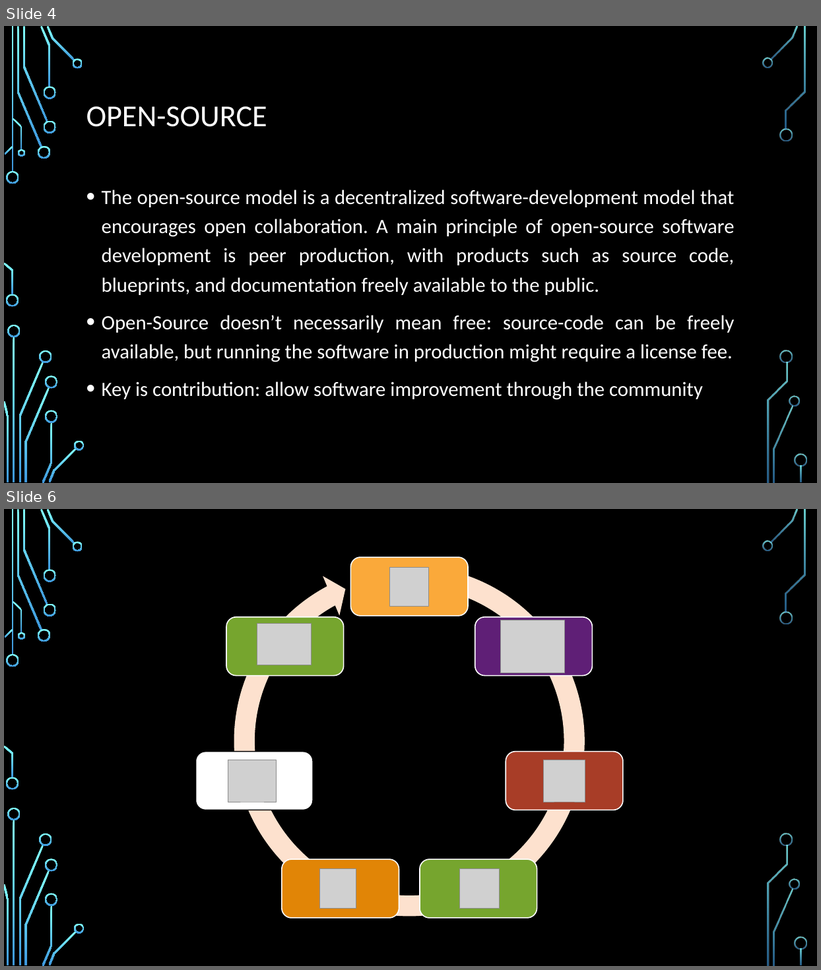
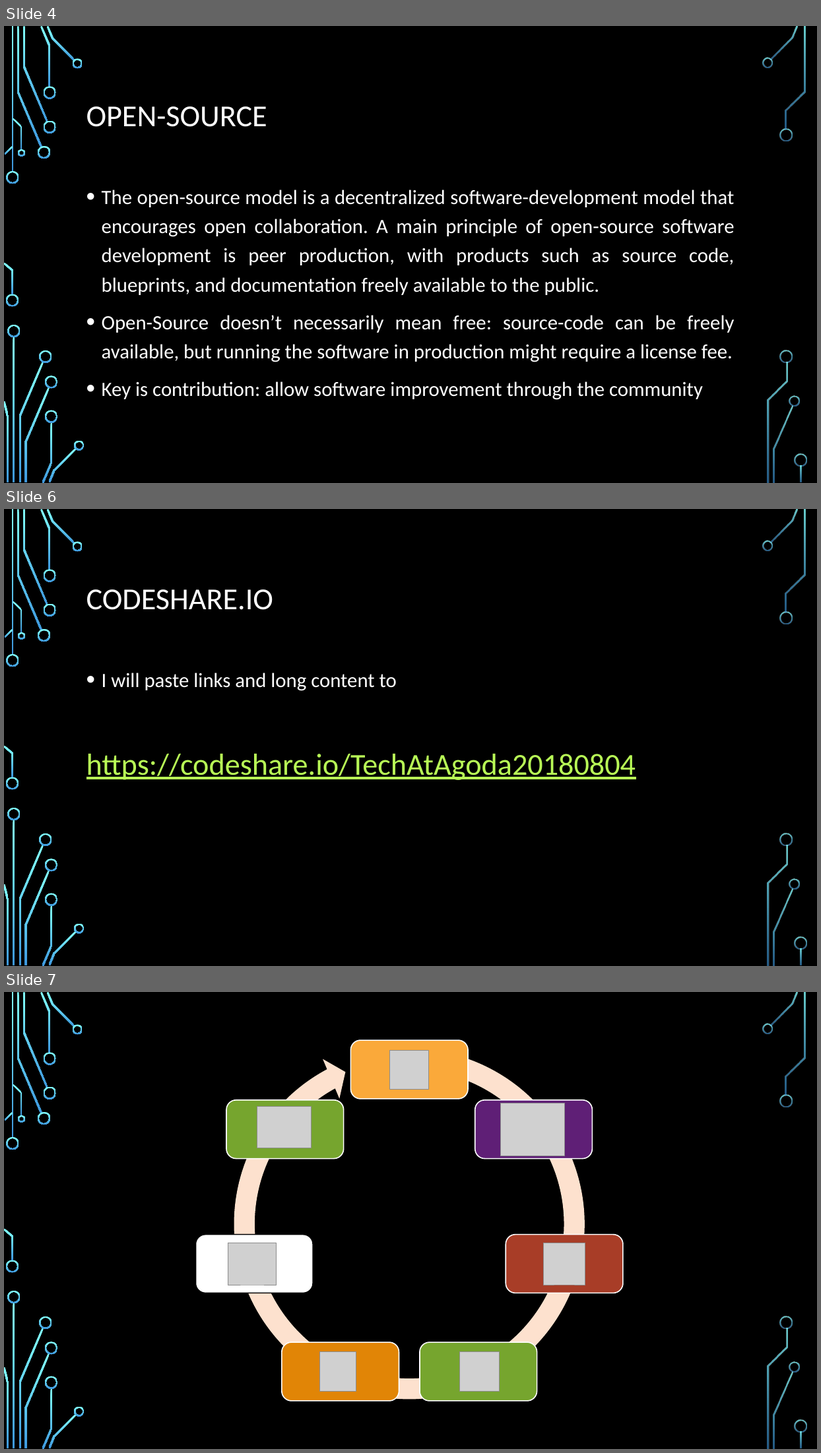
Before and after one commit to CedricAgoda/opensource-ci, a slide deck: Presentation/Full Open-Source CI.pptx. Shown one above the other, each under a label of ours: slides 4 and 6 before the commit, slides 4, 6 and 7 after it; the slides between them are not shown. The pictures are 821x970 and 821x1453 pixels, drawn with LibreOffice and Linux fonts; fonts in the diff are those of the drawing; grey boxes stand for pictures; background and template pictures are left out. Boxes give left, top, right and bottom in pixels: in the first picture for what was removed or moved away, otherwise in the second. Text is boxed around its words. In the diff, an @@ line names an element or a change of style, - is before the commit and + after.

```diff
--- a/Presentation/Full Open-Source CI.pptx
+++ b/Presentation/Full Open-Source CI.pptx
@@ slide 6 added at <box>4,509,817,966</box>, background picture (left out); not listed: 36 template elements that a slide beside it also shows @@
@@ title added at <box>86,590,273,610</box>, 36 pt, text #FFFFFF @@
+CODESHARE.IO
@@ text added at <box>86,673,636,780</box>, 36 pt, text #B8FA56, underline @@
+• I will paste links and long content to
+https://codeshare.io/TechAtAgoda20180804
@@ what was slide 6 is now slide 7 @@
```
Also in this commit, not shown: 1 slide changed, 6 other slides added, 32 other files.
